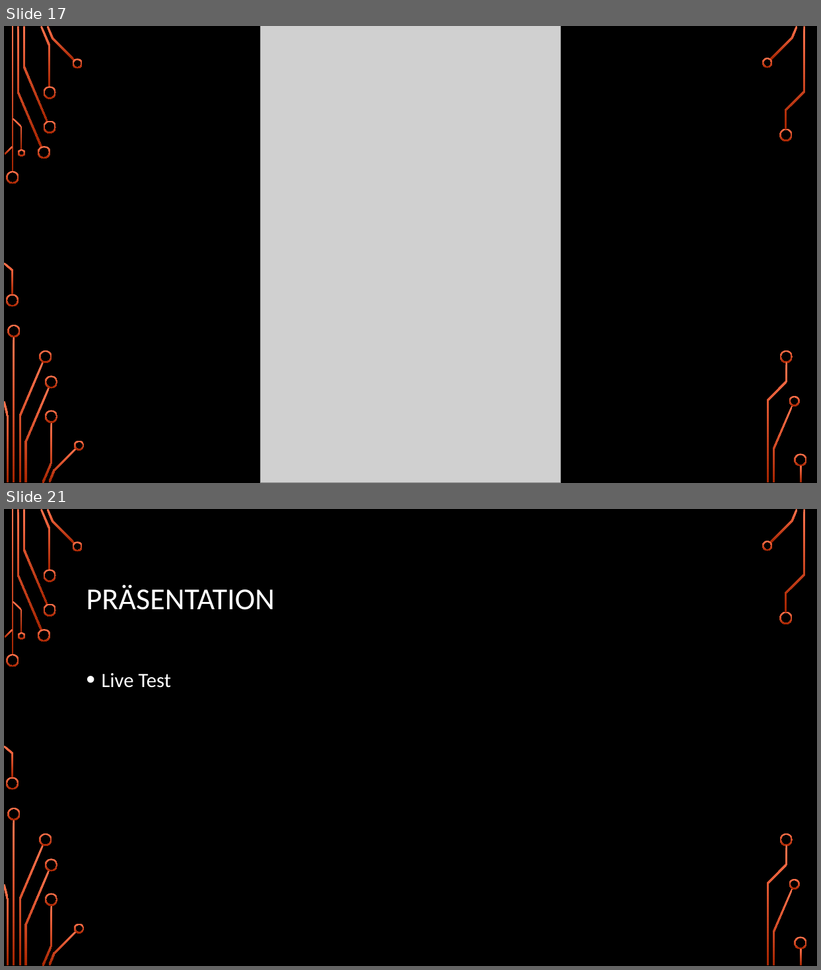
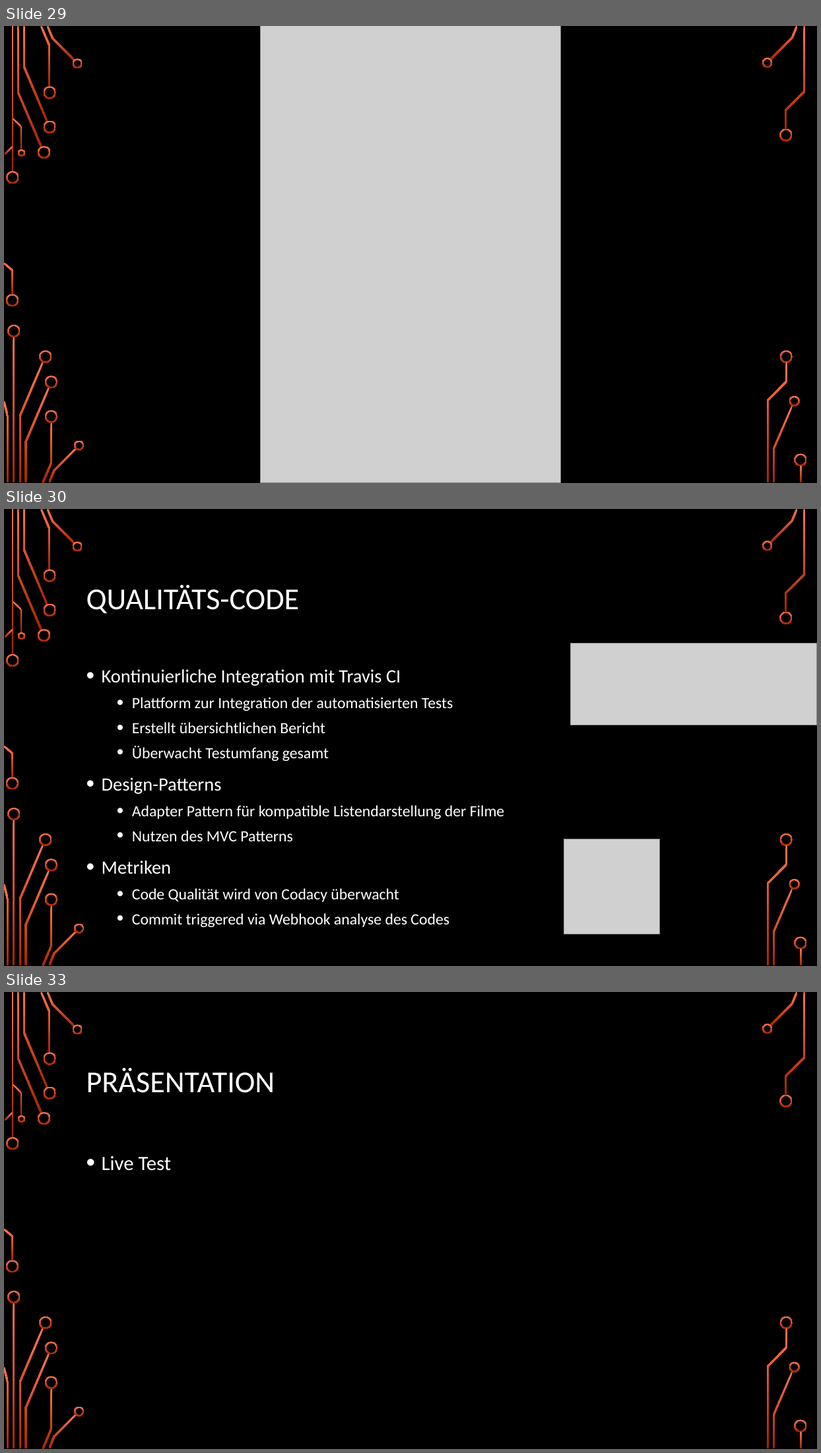
Before and after one commit to DudeStudienarbeitLMAO/TINF15B4-LSMF, a slide deck: docs/Midterm-Presentation/SoftwareEngineering_Präsi.pptx. Shown one above the other, each under a label of ours: slides 17 and 21 before the commit, slides 29, 30 and 33 after it; the slides between them are not shown. The pictures are 821x970 and 821x1453 pixels, drawn with LibreOffice and Linux fonts; fonts in the diff are those of the drawing; grey boxes stand for pictures; background and template pictures are left out. Boxes give left, top, right and bottom in pixels: in the first picture for what was removed or moved away, otherwise in the second. Text is boxed around its words. In the diff, an @@ line names an element or a change of style, - is before the commit and + after.

```diff
--- a/docs/Midterm-Presentation/SoftwareEngineering_Präsi.pptx
+++ b/docs/Midterm-Presentation/SoftwareEngineering_Präsi.pptx
@@ slide 30 added at <box>4,509,817,966</box>, background picture (left out); not listed: 36 template elements that a slide beside it also shows @@
@@ title added at <box>86,585,300,613</box>, 36 pt, text #FFFFFF @@
+QUALITÄTS-CODE
@@ picture added at <box>571,643,817,725</box> @@
@@ text added at <box>102,669,504,927</box>, 18.5 pt, text #FFFFFF @@
+• Kontinuierliche Integration mit Travis CI
+  • Plattform zur Integration der automatisierten Tests
+  • Erstellt übersichtlichen Bericht
+  • Überwacht Testumfang gesamt
+• Design-Patterns
+  • Adapter Pattern für kompatible Listendarstellung der Filme
+  • Nutzen des MVC Patterns
+• Metriken
+  • Code Qualität wird von Codacy überwacht
+  • Commit triggered via Webhook analyse des Codes
@@ picture added at <box>564,839,659,934</box> @@
@@ what was slide 17 is now slide 29 @@
@@ what was slide 21 is now slide 33 @@
```
Also in this commit, not shown: 7 slides changed, 20 other slides added, 9 slides removed, 2 other files.
